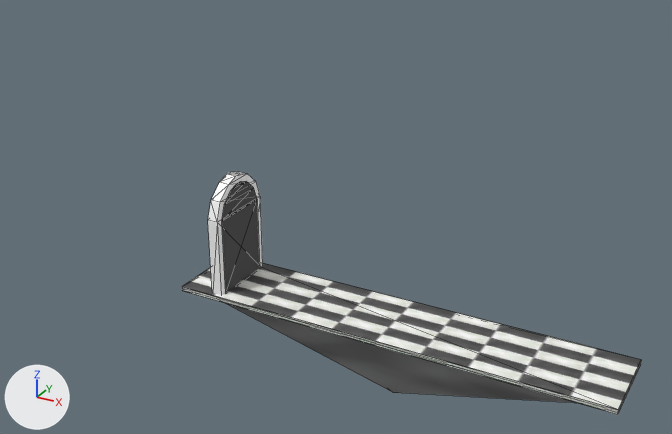
One commit to the glTF model models/runway.gltf: the scene before it, then after it.
Both versions are drawn from a 50 mm lens placed at (-8.5, -77.9, 49.6), pointed at (-50.8, -1.0, 11.2). Lighting does not change. The marker at lower left points along +X, +Y and +Z. Mesh edges are drawn as thin lines. Where no turn or scale is listed for an object, it has been applied to the vertices. Vertices at the same position are counted once.

The first picture shows 'LLL.007', 'Plane.004'.
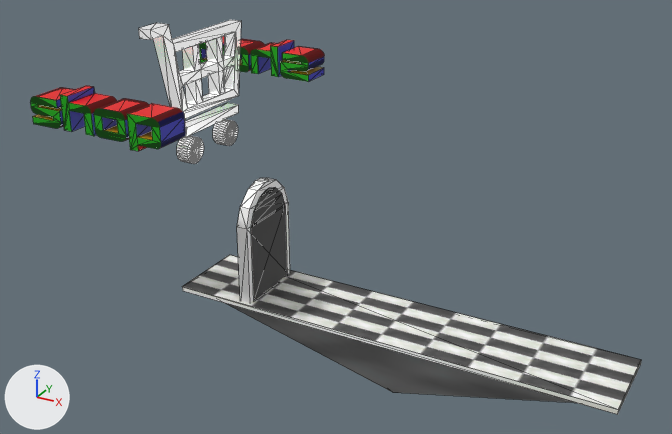
Location of each change, [x1, y1, x2, y2] in pixels of the pictures (672 x 434 px):
'Text.011', added: after [30, 36, 324, 151]
    faces in mat_greeeen (green #0fa800): [30, 43, 309, 151]
    faces in mat_redd (red #e70004): [34, 36, 324, 151]
    faces in mat_bloo (blue #0100b2): [56, 41, 324, 148]
    faces in mat_yelo (yellow #b48f00): [33, 58, 323, 140]
'Plane.004', moved: before [208, 172, 263, 295]; after [237, 178, 290, 303]
'Plane.016', added: after [138, 20, 241, 164]
part 1 of me_lll_005, surface changed: [183, 287, 641, 414] in both

Edits to the bpy script that builds the scene:
```text
Add mat_yelo:
    mat_yelo = principled_material('yelo')
    mat_yelo.base_color = (0.458, 0.275, 0.0)  # yellow #b48f00
Add mat_redd:
    mat_redd = principled_material('redd')
    mat_redd.base_color = (0.8, 0.0, 0.00126)  # red #e70004
Add mat_greeeen:
    mat_greeeen = principled_material('greeeen')
    mat_greeeen.base_color = (0.00472, 0.393, 0.0)  # green #0fa800
    mat_greeeen.roughness = 0.647
Add mat_bloo:
    mat_bloo = principled_material('bloo')
    mat_bloo.base_color = (0.00023, 0.0, 0.448)  # blue #0100b3
Add mat_material:
    mat_material = principled_material('Material')
    mat_material.base_color = (0.8, 0.8, 0.8)  # white #e7e7e7
    mat_material.metallic = 1.0
    mat_material.roughness = 0.177
    mat_material.emission_strength = 0.448
Change me_lll_005:
    where me_lll_005.from_pydata(...)  # 17 vertices, 16 faces; spans x -24.3..24.3, y -4.7..4.7, z -6.8..2.2
    used by ob_lll_007; location = (-44.28, 0.0, -1.9)
    me_lll_005 part 1: texture (UV) coordinates of 6 of 16 faces, centred in x -8.1..24.3, y -4.7..4.7, z 1.8..2.0, changed; they spanned u -2.65..3.65, v -0.48..1.48 and now span u 0.12..0.41, v 0.24..0.33
Add me_text_004:
    me_text_004.from_pydata(...)  # 1730 vertices, 2224 faces; spans x -8.0..8.0, y -15.1..15.1, z -2.1..2.1
    # faces by material slot: [403, 40, 1069, 712]
    me_text_004.materials.append(mat_bloo)  # blue #0100b3
    me_text_004.materials.append(mat_yelo)  # yellow #b48f00
    me_text_004.materials.append(mat_greeeen)  # green #0fa800
    me_text_004.materials.append(mat_redd)  # red #e70004
Add me_plane_013:
    me_plane_013.from_pydata(...)  # 364 vertices, 748 faces; spans x 1.0..2.4, y -8.2..7.0, z -8.1..7.3
    me_plane_013.materials.append(mat_material)  # white #e7e7e7
Change ob_plane_004:
    ob_plane_004.location: (-63.5, 0.0, 4.15) -> (-59.75, 0.0, 4.15)
Add ob_text_011:
    ob_text_011 = bpy.data.objects.new('Text.011', me_text_004)
    ob_text_011.location = (-69.23, 0.0, 22.51)
Add ob_plane_016:
    ob_plane_016 = bpy.data.objects.new('Plane.016', me_plane_013)
    ob_plane_016.location = (-69.15, -0.57, 22.96)
```
